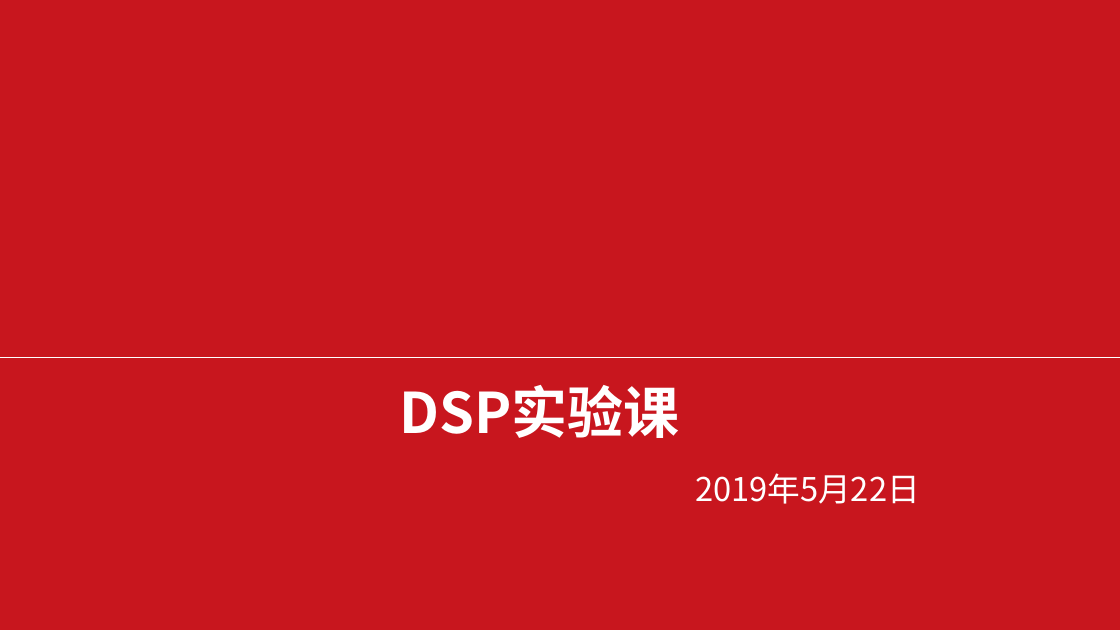
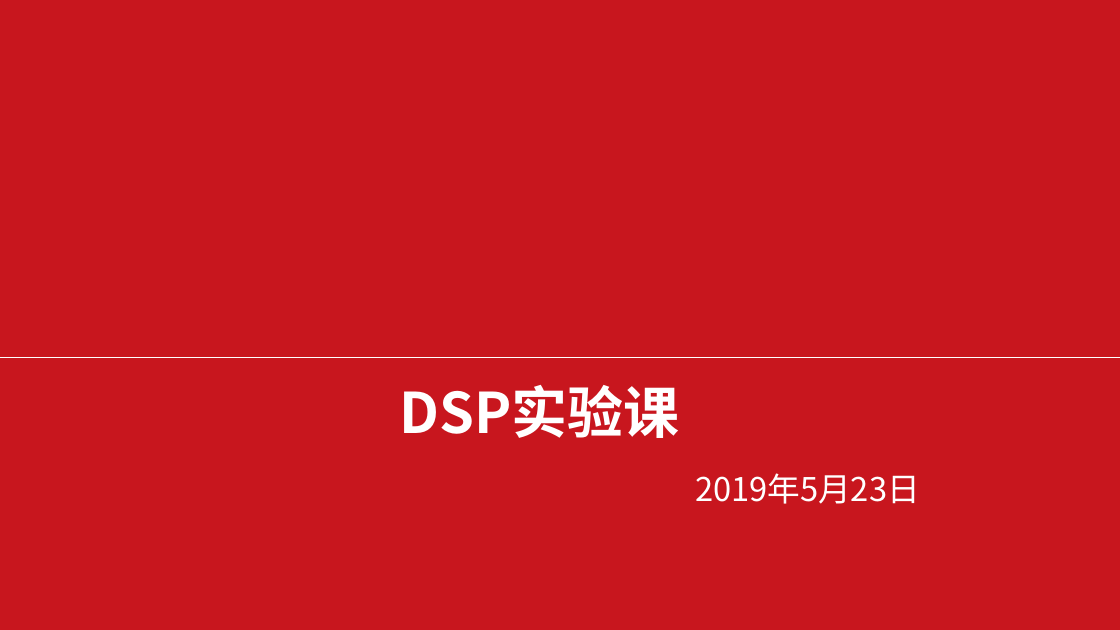
Before and after one commit to kangzhiheng/TMS320C6748, a slide deck: slide 1 of DSP实验课_实验三.pptx. Drawn at 1120x630 pixels with LibreOffice and Linux fonts; fonts in the diff are those of the drawing; background and template pictures are left out. Boxes give left, top, right and bottom in pixels: in the first picture for what was removed or moved away, otherwise in the second. Text is boxed around its words. In the diff, an @@ line names an element or a change of style, - is before the commit and + after.

Commit message:
change ex3 ppt

```diff
--- a/DSP实验课_实验三.pptx
+++ b/DSP实验课_实验三.pptx
@@ subtitle at bbox=[695, 473, 920, 504]: text changed @@
-▪ 2019年5月22日
+▪ 2019年5月23日
```
